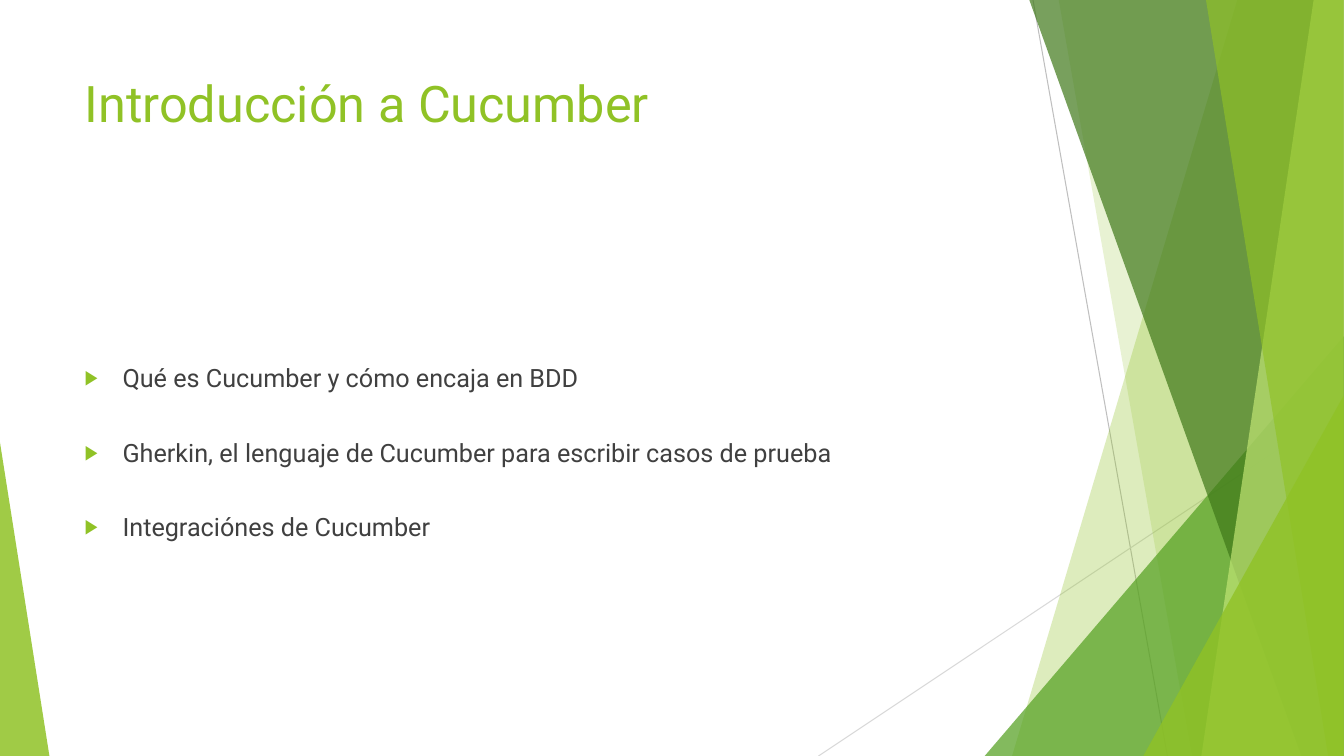
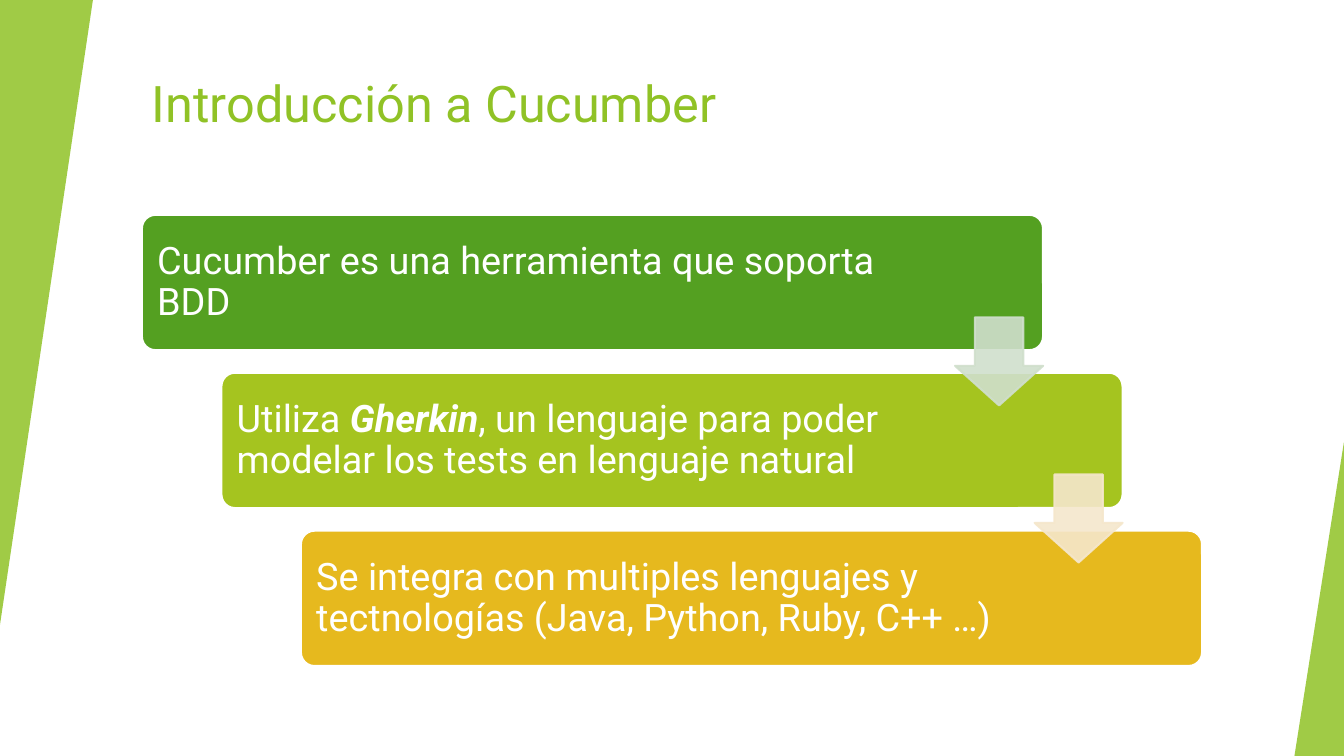
Before and after one commit to The-Fellowship-of-Code/bdd-with-cucumber, a slide deck: slide 5 of slides.pptx. Drawn at 1344x756 pixels with LibreOffice and Linux fonts; fonts in the diff are those of the drawing. Boxes give left, top, right and bottom in pixels: in the first picture for what was removed or moved away, otherwise in the second. Text is boxed around its words. In the diff, an @@ line names an element or a change of style, - is before the commit and + after.

```diff
--- a/slides.pptx
+++ b/slides.pptx
@@ rectangle added at (x1=0, y1=0, x2=1344, y2=756), fill #FFFFFF @@
@@ triangle added at (x1=0, y1=0, x2=93, y2=625), fill #90C226 at 85% opacity @@
@@ title "Introducción a Cucumber" moved from (x1=85, y1=84, x2=649, y2=123) to (x1=152, y1=84, x2=716, y2=123) @@
@@ text removed at (x1=123, y1=368, x2=831, y2=542) @@
-▶ Qué es Cucumber y cómo encaja en BDD
-▶ Gherkin, el lenguaje de Cucumber para escribir casos de prueba
-▶ Integraciónes de Cucumber
@@ triangle added at (x1=1295, y1=443, x2=1344, y2=756), fill #90C226 at 85% opacity @@
@@ group added at (x1=142, y1=215, x2=1203, y2=665): 3 rounded rectangles, 3 texts, 2 down arrows @@
+Cucumber es una herramienta que soporta BDD
+Utiliza Gherkin, un lenguaje para poder modelar los tests en lenguaje natural
+Se integra con multiples lenguajes y tectnologías (Java, Python, Ruby, C++ …)
```
Also in this commit, not shown: 9 other slides changed, 2 slides added, 2 slides removed.
